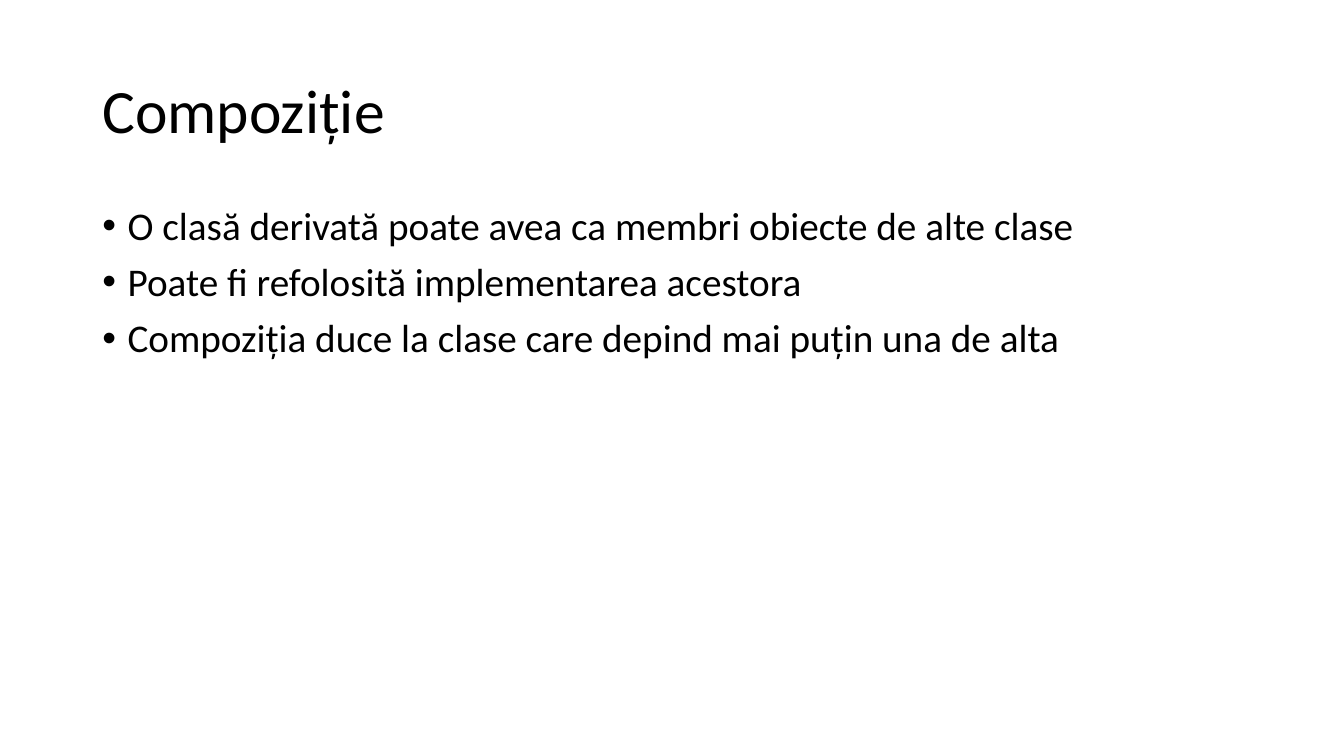
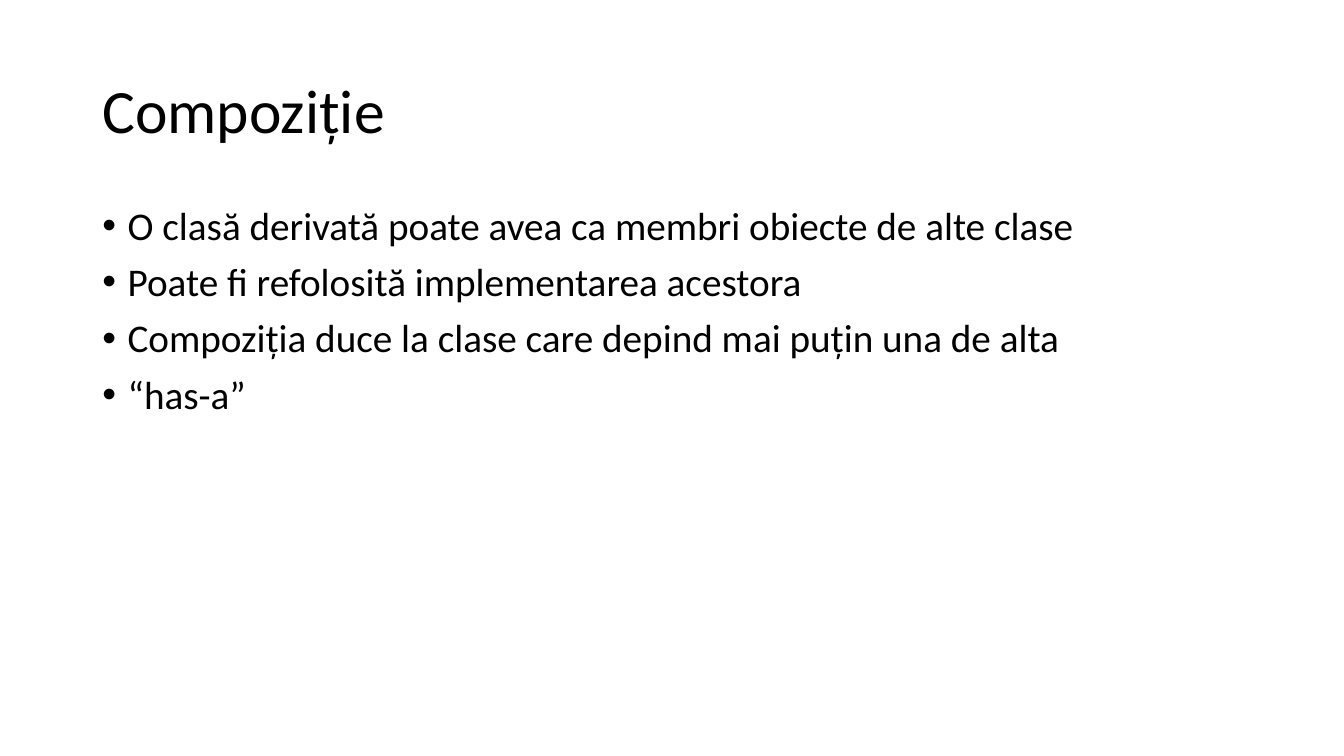
Before and after one commit to lnicola/acpp14, a slide deck: slide 36 of day1/Advanced C++ Day 1.pptx (slide 33 before the commit). Drawn at 1344x756 pixels with LibreOffice and Linux fonts; fonts in the diff are those of the drawing. Boxes give left, top, right and bottom in pixels: in the first picture for what was removed or moved away, otherwise in the second. Text is boxed around its words. In the diff, an @@ line names an element or a change of style, - is before the commit and + after.

```diff
--- a/day1/Advanced C++ Day 1.pptx
+++ b/day1/Advanced C++ Day 1.pptx
@@ text at [128, 381, 246, 410]: paragraph added @@
+• “has-a”
```
Also in this commit, not shown: 3 other slides changed, 3 slides added.
